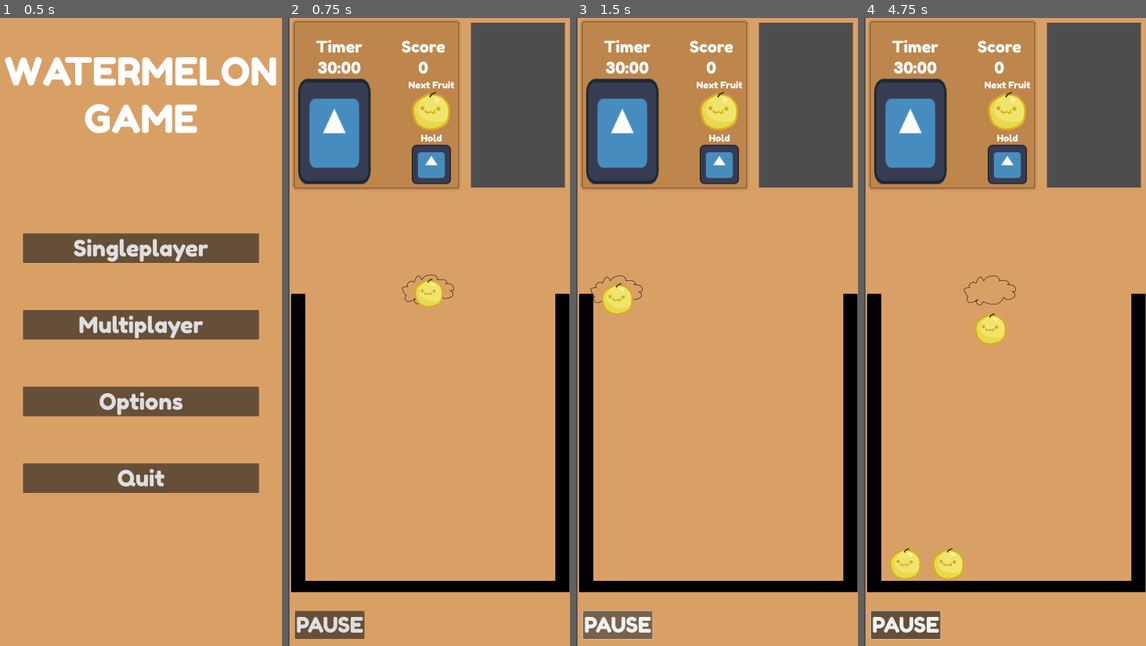
Above: before the commit, frames 1-4 (left to right).
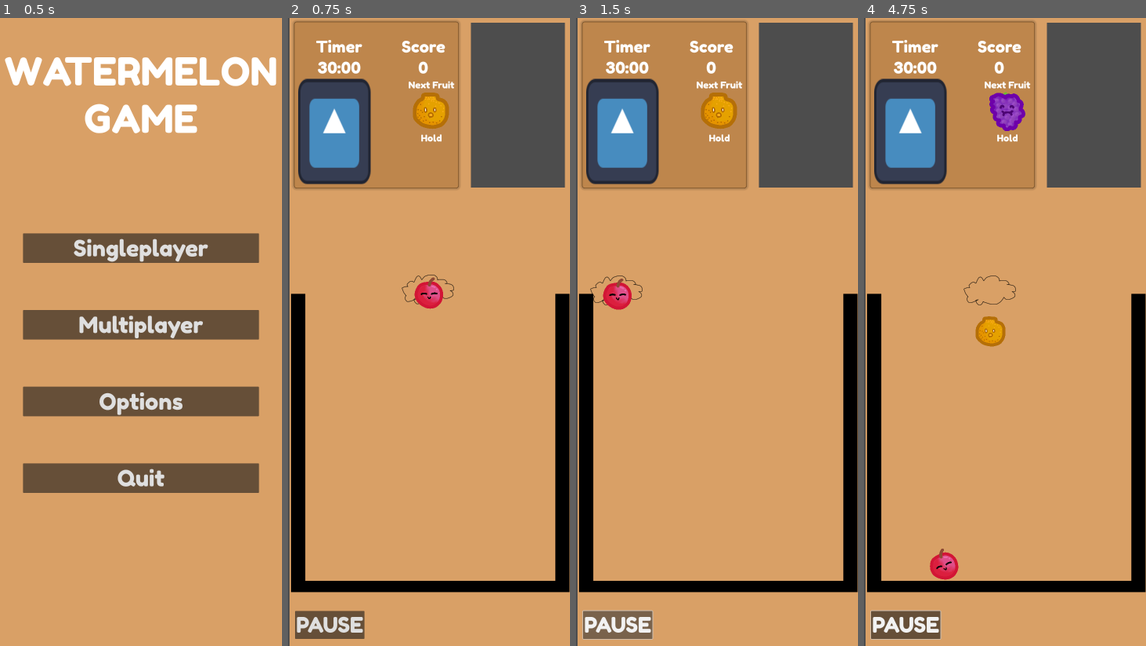
Above: after the commit, the same moments.

Repository: kinghos/WatermelonGame
Game: Godot game, scene res://Scenes/menus/main_menu.tscn
Same seed, same stepped clock (60 frames per second), same inputs: the game is played once before the commit and once after it. The engine's default icon, where the game draws it, is replaced by a stand-in: a white triangle on a blue panel in a dark square.
Inputs (mouse positions are in pixels of both pictures, inside the frame that each line leads up to):
- Up to frame 1 (0.5 s): no input
- Up to frame 2 (0.75 s): click "Singleplayer" at 0.5 s
- Up to frame 3 (1.5 s): click "PAUSE" at 1.25 s
- Up to frame 4 (4.75 s): move the mouse to (1067, 300) at 2.02 s; press the mouse at (1067, 300) at 2.03 s; move the mouse to (948, 363) at 2.77 s; release the mouse at (948, 363) at 2.78 s; click (948, 363) at 2.85 s; move the mouse to (1033, 193) at 3.52 s; press the mouse at (1033, 193) at 3.53 s; move the mouse to (990, 457) at 4.27 s; release the mouse at (990, 457) at 4.28 s; click (990, 457) at 4.35 s

Frame 1 is identical in both runs. In frame 2, 1.9% of the frame differs, in the area x 43-58%, y 11-47%; in frame 3, 2.0%; in frame 4, 3.0%, in the area x 8-58%, y 11-90%.

Commit message:
core mechanics complete

Diff:
--- /dev/null
+++ b/Scenes/menus/game_ui.gd
@@ -0,0 +1,7 @@
+extends Control
+
+signal hold_fruit
+
+func _on_texture_rect_gui_input(event: InputEvent) -> void:
+	if event.is_action_pressed("Click"):
+		hold_fruit.emit()
--- a/Scenes/menus/game_ui.tscn
+++ b/Scenes/menus/game_ui.tscn
@@ -1,8 +1,9 @@
-[gd_scene load_steps=7 format=3 uid="uid://bojrg6o8ov2if"]
+[gd_scene load_steps=8 format=3 uid="uid://bojrg6o8ov2if"]
 
 [ext_resource type="Theme" uid="uid://bkerc6l33jv1x" path="res://resources/fonts/ui_theme.tres" id="1_dcxng"]
 [ext_resource type="Texture2D" uid="uid://ctut3nhms5c8e" path="res://icon.svg" id="2_1u3kg"]
 [ext_resource type="FontFile" uid="uid://d3iqktwlfrof4" path="res://resources/fonts/FredokaOne-Regular.ttf" id="2_fruyp"]
+[ext_resource type="Script" path="res://scenes/menus/game_ui.gd" id="2_y55al"]
 
 [sub_resource type="StyleBoxFlat" id="StyleBoxFlat_52ryf"]
 
@@ -20,6 +21,7 @@
 grow_horizontal = 2
 grow_vertical = 2
 theme = ExtResource("1_dcxng")
+script = ExtResource("2_y55al")
 
 [node name="Background" type="ColorRect" parent="."]
 layout_mode = 1
@@ -28,6 +30,7 @@
 anchor_bottom = 1.0
 grow_horizontal = 2
 grow_vertical = 2
+mouse_filter = 2
 theme = SubResource("Theme_tov1h")
 color = Color(0.85098, 0.627451, 0.4, 1)
 metadata/_edit_use_anchors_ = true
@@ -148,9 +151,8 @@
 custom_minimum_size = Vector2(150, 150)
 layout_mode = 2
 size_flags_horizontal = 4
-texture = ExtResource("2_1u3kg")
 expand_mode = 1
-stretch_mode = 5
+stretch_mode = 4
 
 [node name="SubViewportContainer" type="SubViewportContainer" parent="Background"]
 layout_mode = 0
@@ -178,3 +180,5 @@
 grow_vertical = 0
 theme_override_font_sizes/font_size = 81
 text = "PAUSE"
+
+[connection signal="gui_input" from="Background/InfoPanel/Info/BottomBox/VBoxContainer/HeldFruitBox/TextureRect" to="." method="_on_texture_rect_gui_input"]
--- a/Scenes/modes/game_level.gd
+++ b/Scenes/modes/game_level.gd
@@ -10,10 +10,18 @@
 
 @export var queue_size = 20
 
+var just_held = false
+
+func _ready() -> void:
+	$UI/GameUI.connect("hold_fruit", _hold_fruit)
+
 func _process(delta: float) -> void:
 	_update_fruit_preview()
 	_update_ui()
-	if Input.is_action_just_released("Click"):
+
+
+func _unhandled_input(event: InputEvent) -> void:
+	if event.is_action_released("Click"):
 		_place_fruit()
 		_update_ui()
 
@@ -25,6 +33,8 @@
 	if not Globals.fruit_queue:
 		return
 	next_fruit_sprite.texture = Globals.Textures[Globals.fruit_queue[1]]
+	if Globals.held_fruit:
+		held_fruit_sprite.texture = Globals.Textures[Globals.held_fruit]
 
 func _update_fruit_preview():
 	if len(Globals.fruit_queue) < 2:
@@ -48,18 +58,19 @@
 		fruit.max_contacts_reported = 10
 		$Fruits.add_child(fruit)
 		current_fruit_sprite.hide()
+		just_held = false
 
 func _create_fruit_queue():
 	var fruit_queue = Globals.fruit_queue
 	# 2 oranges, 4 tangerines, 5 grapes, 5 strawberries, 4 cherries
 	for i in range(2):
-		fruit_queue += [Globals.Fruits.LEMON]
-	#for i in range(4):
-		#fruit_queue += [Globals.Fruits.TANGERINE]
-		#fruit_queue += [Globals.Fruits.CHERRY]
-	#for i in range(5):
-		#fruit_queue += [Globals.Fruits.GRAPE]
-		#fruit_queue += [Globals.Fruits.STRAWBERRY]
+		fruit_queue += [Globals.Fruits.ORANGE]
+	for i in range(4):
+		fruit_queue += [Globals.Fruits.TANGERINE]
+		fruit_queue += [Globals.Fruits.CHERRY]
+	for i in range(5):
+		fruit_queue += [Globals.Fruits.GRAPE]
+		fruit_queue += [Globals.Fruits.STRAWBERRY]
 
 	# Fischer-Yates Shuffle
 	var i = len(fruit_queue) - 1
@@ -87,26 +98,39 @@
 		# Filter out all non-RigidBody nodes
 		var contacts = fruit.get_colliding_bodies().filter(
 			func(node): return node if node is RigidBody2D else null)
-		var merged = false
+
 		for contact in contacts:
 			# Check if touching fruits are alike
 			if contact.type == fruit.type:
 				print("Merge")
 				if fruit.type != Globals.Fruits["WATERMELON"]:
-					if not merged:
-						var merged_fruit = Globals.Classes[fruit.type + 1].instantiate()
+					var merged_fruit = Globals.Classes[fruit.type + 1].instantiate()
 
-						# Take average position between fruits to find collision point
-						merged_fruit.position = (fruit.position + contact.position) / 2
-						merged_fruit.contact_monitor = true
-						merged_fruit.max_contacts_reported = 10
-						fruits.erase(contact)
-						fruit.queue_free()
-						contact.queue_free()
-						$Fruits.add_child(merged_fruit)
-						merged = true
-						break
+					# Take average position between fruits to find collision point
+					merged_fruit.position = (fruit.position + contact.position) / 2
+					merged_fruit.contact_monitor = true
+					merged_fruit.max_contacts_reported = 10
+					fruits.erase(contact)
+					fruit.free()
+					contact.free()
+					$Fruits.add_child(merged_fruit)
+					break
 				else:
-					fruit.queue_free()
-					contact.queue_free()
+					fruits.erase(contact)
+					fruit.free()
+					contact.free()
 					break
+
+func _hold_fruit():
+	if not just_held and $FruitDelay.is_stopped():
+		var temp = Globals.current_fruit
+		Globals.fruit_queue.pop_front()
+
+		if Globals.held_fruit:
+			Globals.current_fruit = Globals.held_fruit
+			Globals.fruit_queue.insert(0, Globals.current_fruit) # Makes sure it isnt overriden in _update_fruit_preview
+
+		_update_fruit_preview()
+		Globals.held_fruit = temp
+		just_held = true
+		_update_ui()
--- a/globals/Globals.gd
+++ b/globals/Globals.gd
@@ -22,31 +22,17 @@
 }
 
 var Classes = {
-	Fruits.CHERRY: preload("res://scenes/Fruits/cherry.tscn"),
-	Fruits.STRAWBERRY: preload("res://scenes/Fruits/strawberry.tscn"),
-	Fruits.GRAPE: preload("res://scenes/Fruits/grape.tscn"),
-	Fruits.TANGERINE: preload("res://scenes/Fruits/tangerine.tscn"),
-	Fruits.ORANGE: preload("res://scenes/Fruits/orange.tscn"),
-	Fruits.APPLE: preload("res://scenes/Fruits/apple.tscn"),
-	Fruits.LEMON: preload("res://scenes/Fruits/lemon.tscn"),
-	Fruits.PEACH: preload("res://scenes/Fruits/peach.tscn"),
-	Fruits.PINEAPPLE: preload("res://scenes/Fruits/pineapple.tscn"),
-	Fruits.MELON: preload("res://scenes/Fruits/melon.tscn"),
-	Fruits.WATERMELON: preload("res://scenes/Fruits/watermelon.tscn")
-}
-
-var Shapes = {
-	Fruits.CHERRY: preload("res://resources/polygons/cherry.tres"),
-	Fruits.STRAWBERRY: preload("res://resources/polygons/strawberry.tres"),
-	Fruits.GRAPE: preload("res://resources/polygons/grape.tres"),
-	Fruits.TANGERINE: preload("res://resources/polygons/tangerine.tres"),
-	Fruits.ORANGE: preload("res://resources/polygons/orange.tres"),
-	Fruits.APPLE: preload("res://resources/polygons/apple.tres"),
-	Fruits.LEMON: preload("res://resources/polygons/lemon.tres"),
-	Fruits.PEACH: preload("res://resources/polygons/peach.tres"),
-	Fruits.PINEAPPLE: preload("res://resources/polygons/pineapple.tres"),
-	Fruits.MELON: preload("res://resources/polygons/melon.tres"),
-	Fruits.WATERMELON: preload("res://resources/polygons/watermelon.tres")
+	Fruits.CHERRY: preload("res://scenes/fruits/cherry.tscn"),
+	Fruits.STRAWBERRY: preload("res://scenes/fruits/strawberry.tscn"),
+	Fruits.GRAPE: preload("res://scenes/fruits/grape.tscn"),
+	Fruits.TANGERINE: preload("res://scenes/fruits/tangerine.tscn"),
+	Fruits.ORANGE: preload("res://scenes/fruits/orange.tscn"),
+	Fruits.APPLE: preload("res://scenes/fruits/apple.tscn"),
+	Fruits.LEMON: preload("res://scenes/fruits/lemon.tscn"),
+	Fruits.PEACH: preload("res://scenes/fruits/peach.tscn"),
+	Fruits.PINEAPPLE: preload("res://scenes/fruits/pineapple.tscn"),
+	Fruits.MELON: preload("res://scenes/fruits/melon.tscn"),
+	Fruits.WATERMELON: preload("res://scenes/fruits/watermelon.tscn")
 }
 
 var Textures = {
Not shown, changed: export_presets.cfg
